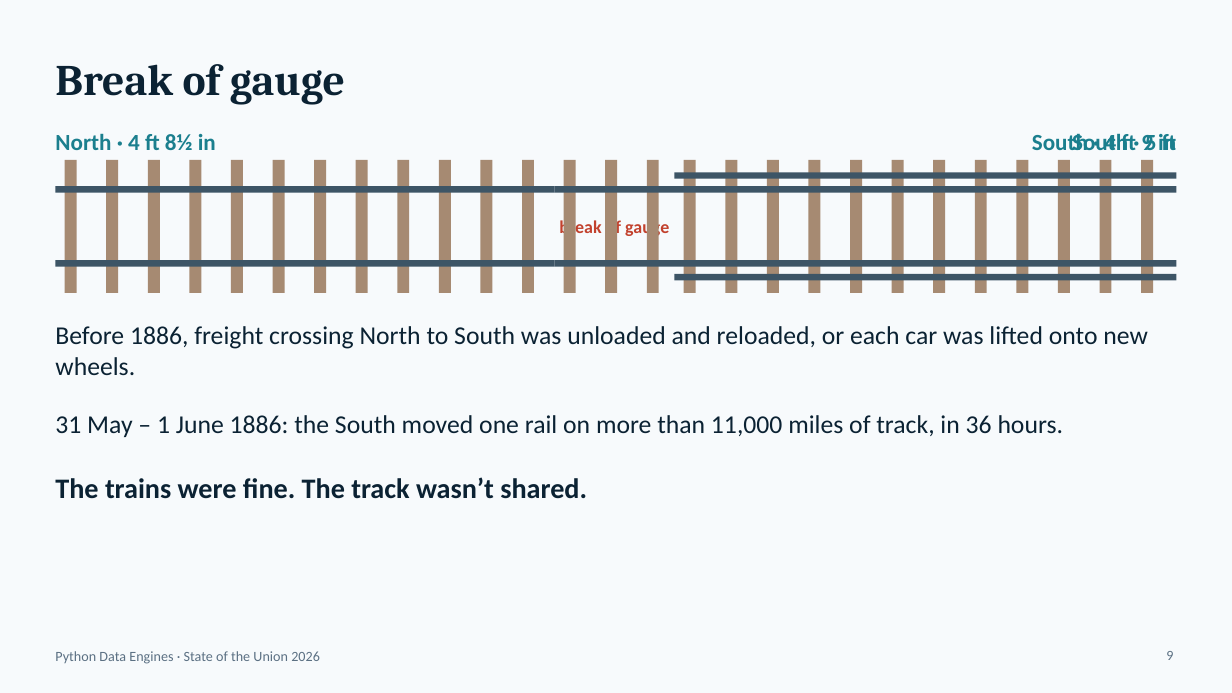
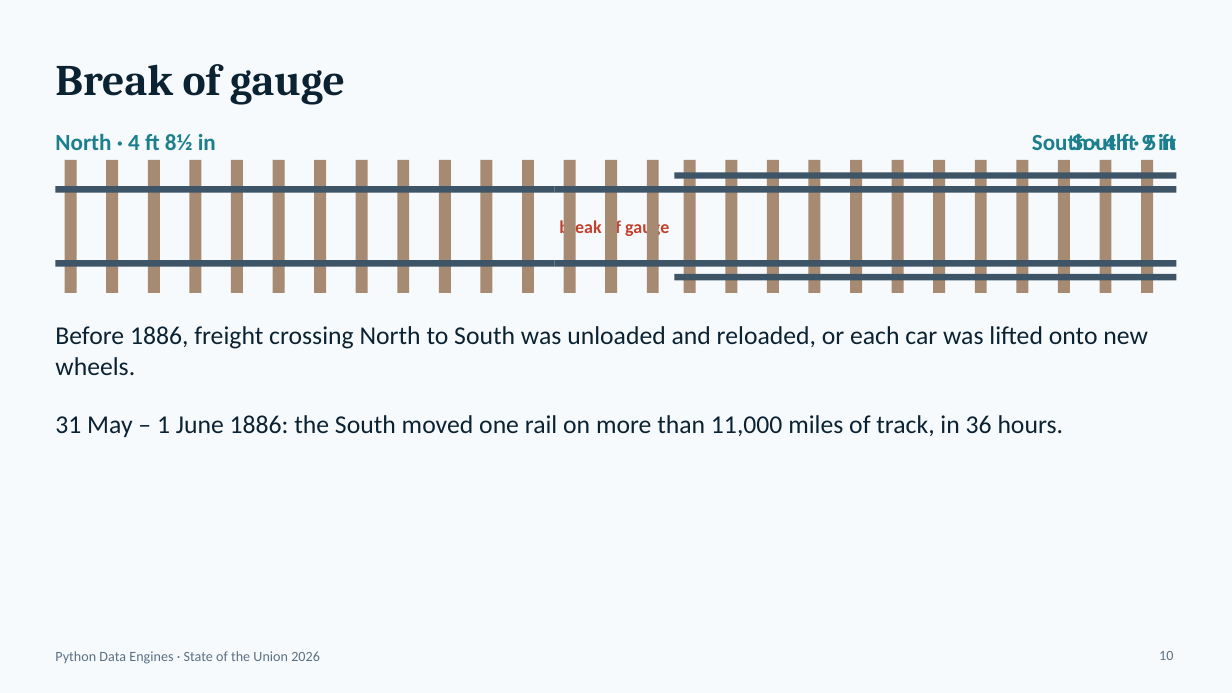
Before and after one commit to djouallah/presentations, a slide deck: slide 10 of python-engine/state-of-the-union-python-engines-2026.pptx (slide 9 before the commit). Drawn at 1232x693 pixels with LibreOffice and Linux fonts; fonts in the diff are those of the drawing. Boxes give left, top, right and bottom in pixels: in the first picture for what was removed or moved away, otherwise in the second. Text is boxed around its words. In the diff, an @@ line names an element or a change of style, - is before the commit and + after.

```diff
--- a/python-engine/state-of-the-union-python-engines-2026.pptx
+++ b/python-engine/state-of-the-union-python-engines-2026.pptx
@@ text removed at [55,477,587,499] @@
-The trains were fine. The track wasn’t shared.
@@ page number at [1159,651,1173,660]: text changed @@
-9
+10
```
Also in this commit, not shown: 4 other slides changed, 1 slide added, 1 slide removed, 5 other files.
